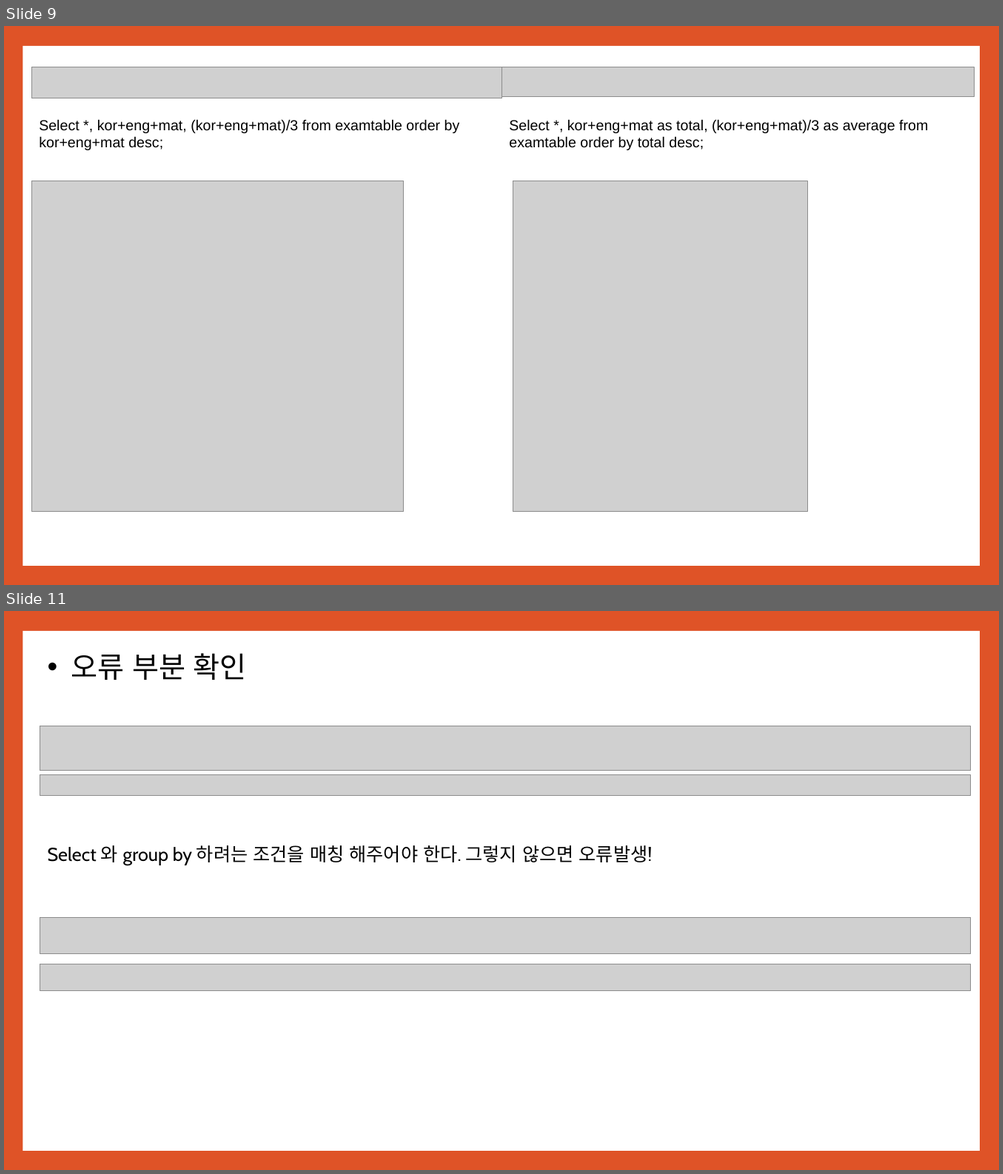
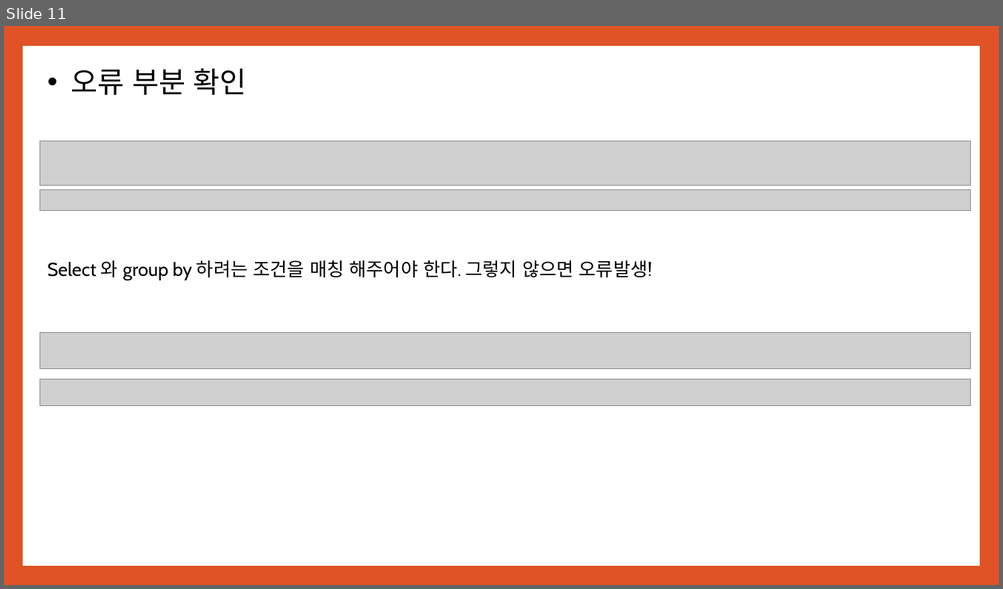
Before and after one commit to noheul1030/KOPO-database, a slide deck: 과제PPT/데이터베이스 3강.pptx. Shown one above the other, each under a label of ours: slides 9 and 11 before the commit, slide 11 after it; the slides between them are not shown. The pictures are 1003x1174 and 1003x589 pixels, drawn with LibreOffice and Linux fonts; fonts in the diff are those of the drawing; grey boxes stand for pictures. Boxes give left, top, right and bottom in pixels: in the first picture for what was removed or moved away, otherwise in the second. Text is boxed around its words. In the diff, an @@ line names an element or a change of style, - is before the commit and + after.

```diff
--- a/과제PPT/데이터베이스 3강.pptx
+++ b/과제PPT/데이터베이스 3강.pptx
@@ slide 9 removed at bbox=[4, 26, 999, 585], background #DF5327; not listed: 1 template element that a slide beside it also shows @@
@@ picture removed at bbox=[31, 67, 502, 98] @@
@@ picture removed at bbox=[502, 67, 974, 96] @@
@@ text removed at bbox=[39, 119, 460, 150] @@
-Select *, kor+eng+mat, (kor+eng+mat)/3 from examtable order by kor+eng+mat desc;
@@ text removed at bbox=[509, 119, 928, 150] @@
-Select *, kor+eng+mat as total, (kor+eng+mat)/3 as average from examtable order by total desc;
@@ picture removed at bbox=[513, 181, 808, 511] @@
@@ picture removed at bbox=[31, 181, 403, 512] @@
```
Also in this commit, not shown: 19 slides changed, 9 slides added, 9 other slides removed.
